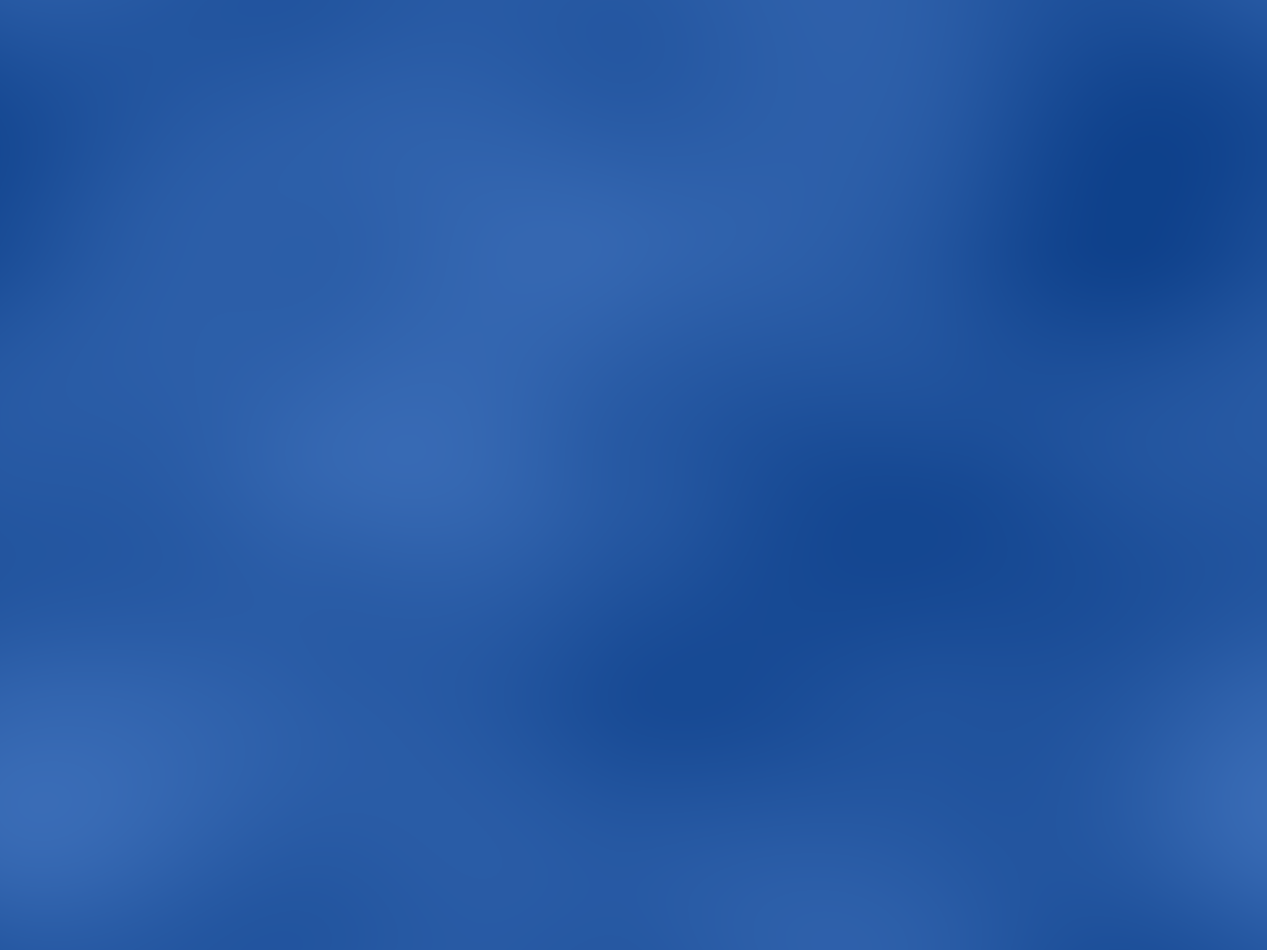
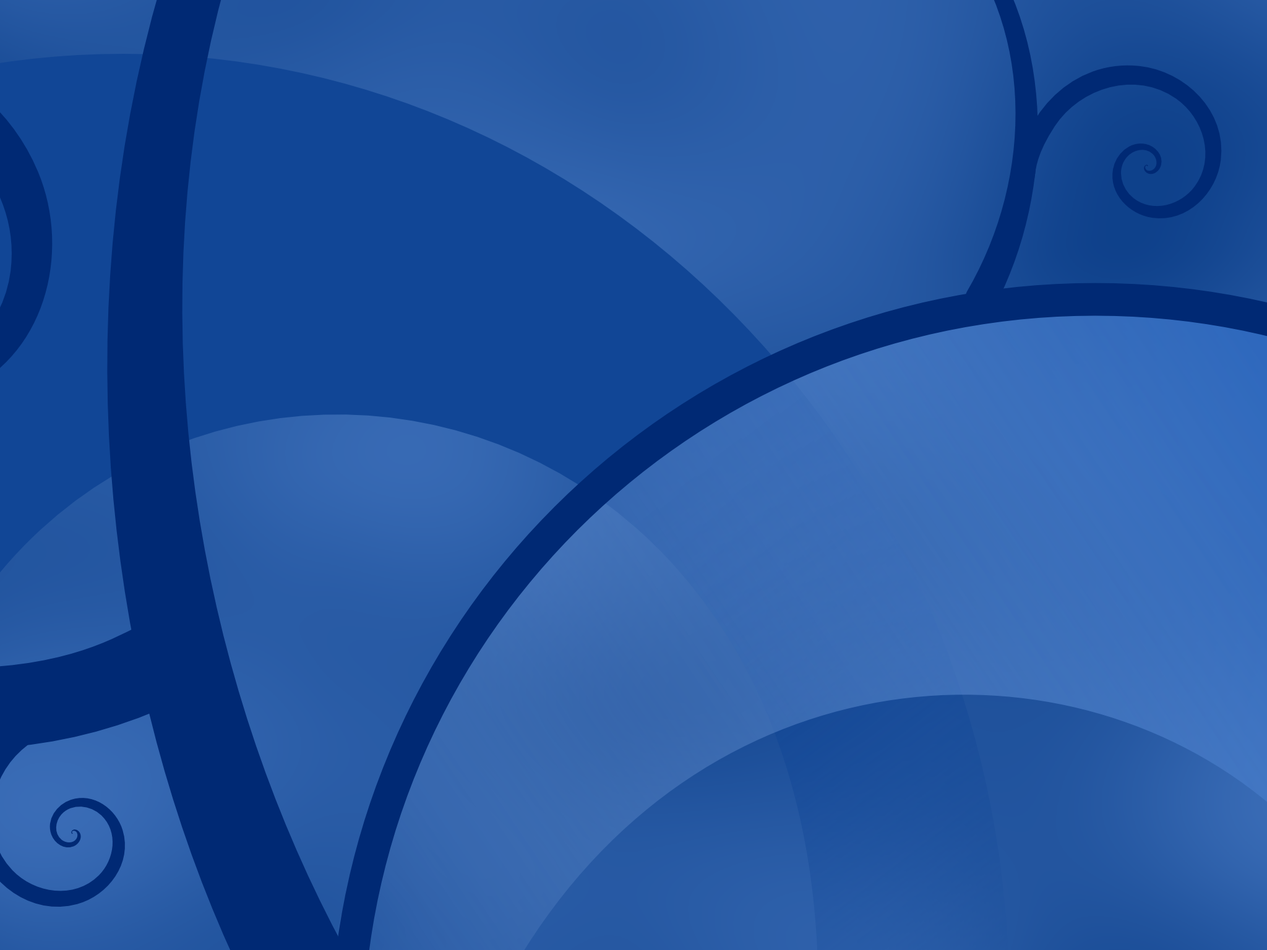
Layered file, before and after one edit (1267px x 950px). Changes by layer:
added layer "2048x1536.png" above "Texture" over 0, 0, 1267, 950
